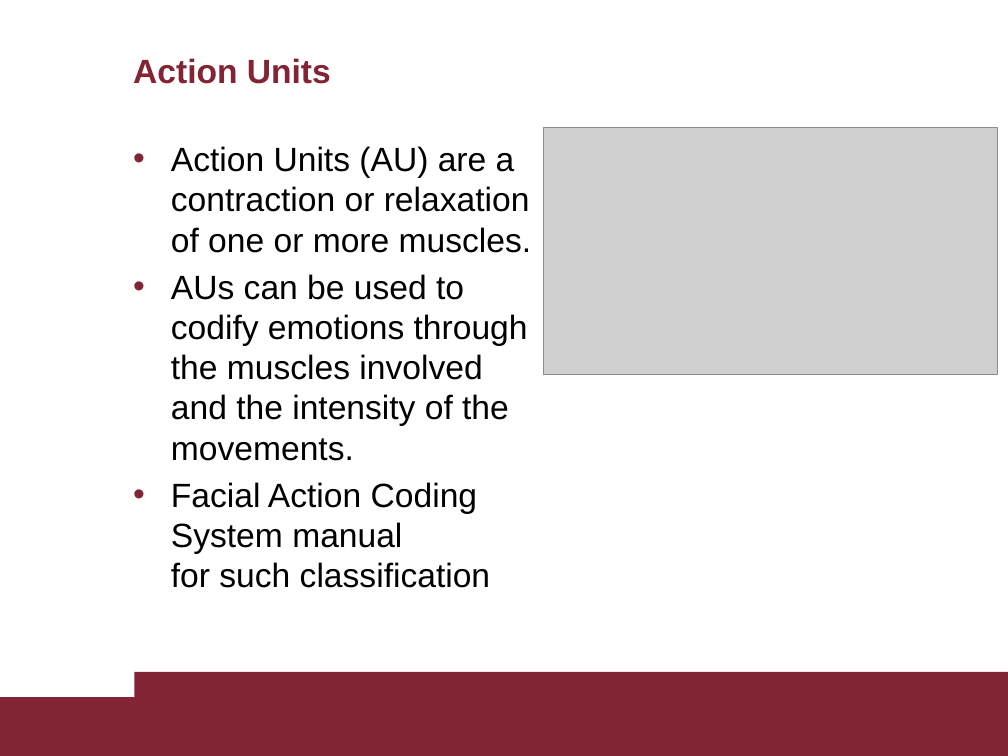
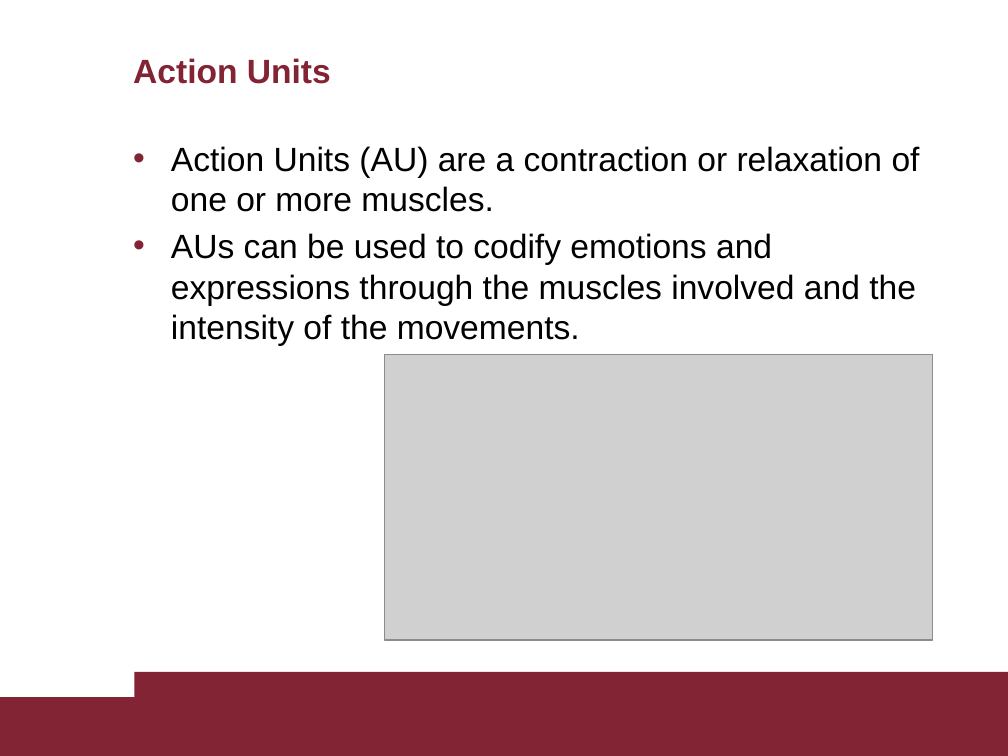
Before and after one commit to AscaL/thesis, a slide deck: slide 6 of Tesi Emanuele Orfanelli 1383726.pptx. Drawn at 1008x756 pixels with LibreOffice and Linux fonts; fonts in the diff are those of the drawing; grey boxes stand for pictures. Boxes give left, top, right and bottom in pixels: in the first picture for what was removed or moved away, otherwise in the second. Text is boxed around its words. In the diff, an @@ line names an element or a change of style, - is before the commit and + after.

```diff
--- a/Tesi Emanuele Orfanelli 1383726.pptx
+++ b/Tesi Emanuele Orfanelli 1383726.pptx
@@ text at (171,233,916,346): text changed @@
-• AUs can be used to codify emotions through the muscles involved and the intensity of the movements.
-• Facial Action Coding System manual
-  for such classification
+• AUs can be used to codify emotions and expressions through the muscles involved and the intensity of the movements.
@@ picture: place and size @@
-picture at (543,127,997,374)
+picture at (385,354,932,640)
```
Also in this commit, not shown: 5 other slides changed.
